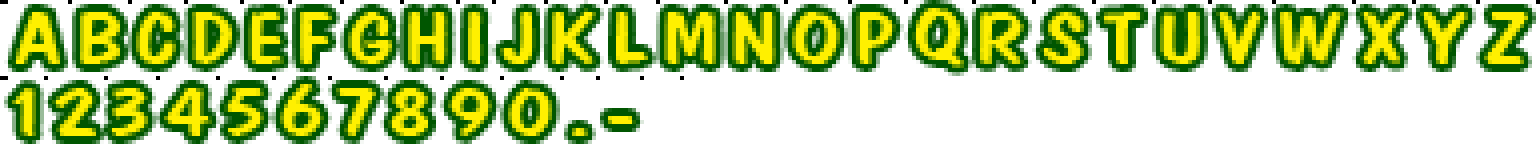
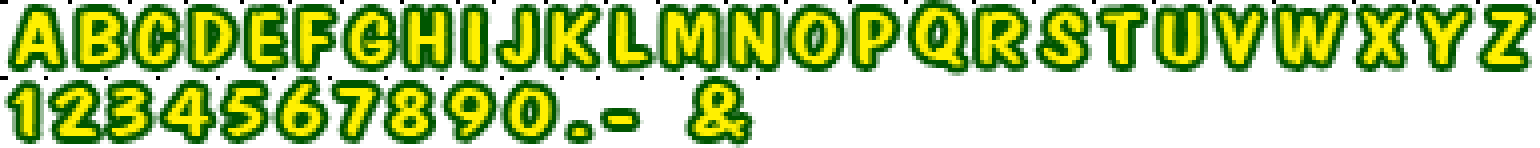
Comparing the layer stacks of the two 1540 x 148 images. Changes:
renamed "1234567890.-" to "1234567890.- &", painted on it over box(684, 84, 748, 140)
painted on "точки" over box(756, 76, 760, 80)
